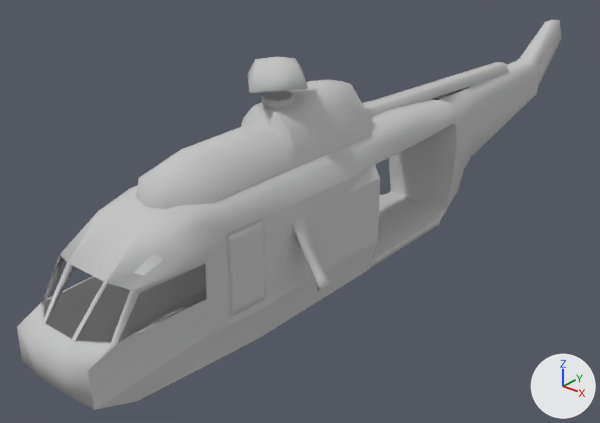
The Blender file Resources/Blender/Vehicles/Helicopter/helicopter.blend: old version first, new version second.
Before and after are seen from a 50 mm lens placed at (5.12, -5.66, 4.63), pointed at (-0.6, 1.04, 0.6). Lighting does not change. The marker at lower right points along +X, +Y and +Z.

Names of what the first picture shows: 'casco.000', 'casco.001', 'casco.004'.
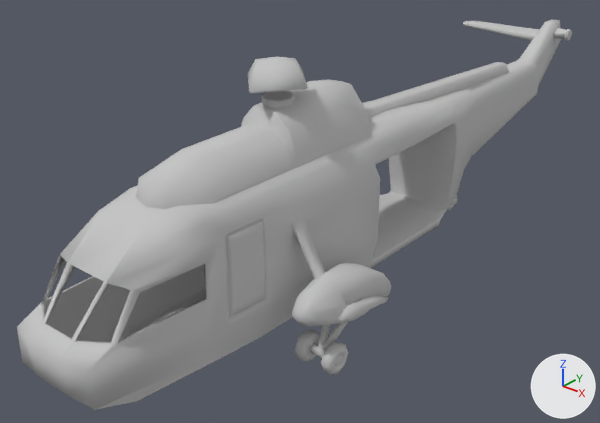
The change in detail:
me_hull has 500 vertices, 533 faces and spans x -0.95..0.96, y -2.81..6.59, z 0.26..2.03.
me_hull is used by ob_casco_000; location (0.0, 0.0, 0.0).
Part 1, on me_hull:
Vertex 318 of me_hull moves from (-0.39, -1.97, 1.54) to (-0.22, -1.97, 1.54).
Vertex 338 of me_hull moves from (0.42, -1.97, 1.54) at pixel (151, 257) to (0.28, -1.97, 1.54).
me_hull part 2: 67 kept faces spanning x -0.6..0.6, y -2.73..0.92, z 0.34..1.54 are now shaded smooth.
Object 'casco.020' (ob_casco_020) is now shown.
Object 'casco.019' (ob_casco_019) is now shown.
Object 'casco.014' (ob_casco_014) is now shown.
Object 'casco.013' (ob_casco_013) is now shown.
Object 'casco.012' (ob_casco_012) is now shown.
Object 'casco.006' (ob_casco_006) is now shown.
Object 'casco.003' (ob_casco_003) is now shown.
Object 'rueda_izquierda' (ob_rueda_izquierda) is now shown.

Where the change shows, as pixel boxes (x1, y1, x2, y2) in the pictures (600 x 423 px; the box of a moved part takes in the faces that stretch with it):
'casco.000', reshaped: before (17, 19, 562, 410); after (17, 19, 561, 410)
'casco.003', shown: after (292, 263, 391, 327)
'rueda_izquierda', shown: after (295, 330, 348, 375)
'casco.006', shown: after (463, 21, 540, 40)
'casco.014', shown: after (322, 322, 348, 349)
'casco.013', shown: after (318, 324, 331, 347)
'casco.012', shown: after (310, 344, 325, 358)
'casco.020', shown: after (554, 28, 566, 39)
'casco.019', shown: after (564, 29, 572, 41)
part 1 of me_hull, moved or reshaped (not visible afterwards): before (134, 254, 164, 276)
part 2 of me_hull, shading changed: (88, 165, 380, 410) in both
